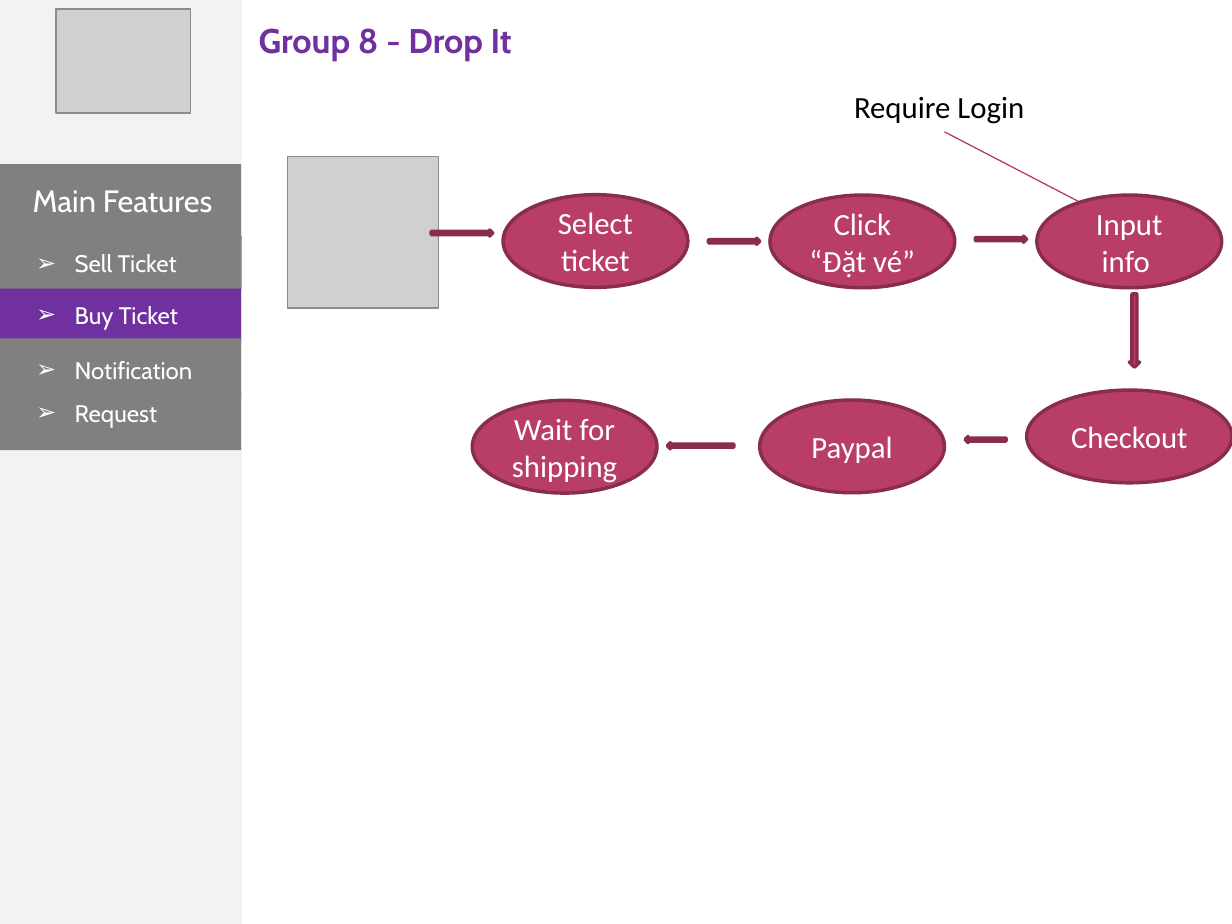
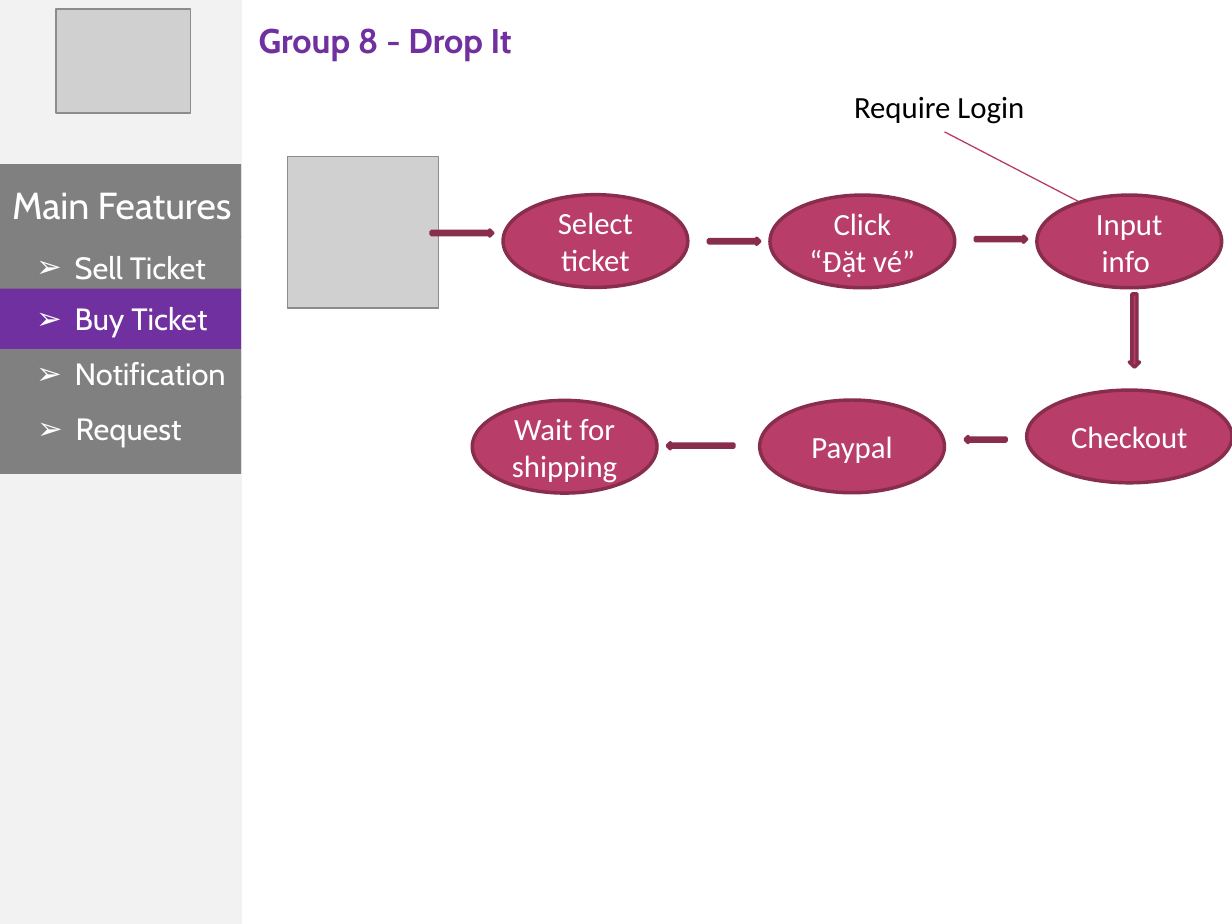
Before and after one commit to phonglk/fptu_capstone, a slide deck: slide 11 of Document/Present.pptx. Drawn at 1232x924 pixels with LibreOffice and Linux fonts; fonts in the diff are those of the drawing; grey boxes stand for pictures. Boxes give left, top, right and bottom in pixels: in the first picture for what was removed or moved away, otherwise in the second. Text is boxed around its words. In the diff, an @@ line names an element or a change of style, - is before the commit and + after.

```diff
--- a/Document/Present.pptx
+++ b/Document/Present.pptx
@@ text "Main Features": place and size @@
-text "Main Features" at [33, 190, 213, 212]
+text "Main Features" at [12, 192, 232, 220]
@@ text "Main Features" at [12, 192, 232, 220]: size 18 to 22 pt @@
@@ rectangle: place and size @@
-rectangle at [0, 288, 240, 341]
+rectangle at [0, 288, 240, 349]
@@ rectangle: place and size @@
-rectangle at [0, 339, 241, 397]
+rectangle at [0, 349, 240, 398]
@@ size 14 to 18 pt in 4 elements at [75, 256, 206, 280], [75, 307, 207, 337], [75, 418, 181, 435], [75, 362, 226, 385] @@
@@ rectangle: place and size @@
-rectangle at [0, 392, 241, 450]
+rectangle at [0, 395, 240, 474]
@@ text added at [76, 418, 182, 447], 18 pt, text #FFFFFF @@
+➢ Request
```
Also in this commit, not shown: 17 other slides changed.
